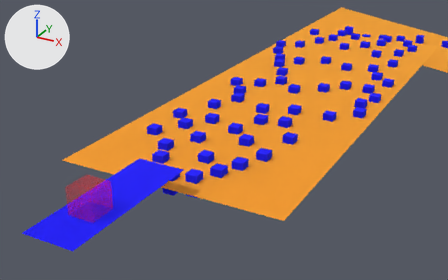
Before and after pictures for a commit that changed the glTF model maps/lines.glb.
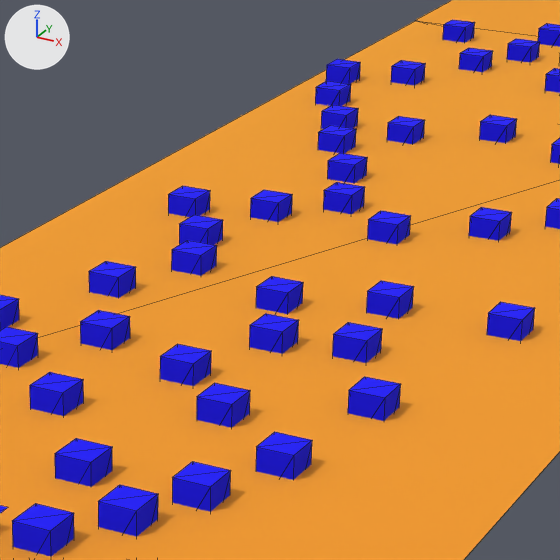
There are two pictures of each version: one from a camera (50 mm lens) standing at (24.1, -26.2, 21.2) and looking at (-0.9, 19.3, -1.6), one close up on the part from 41% to 77% of the width and 8% to 66% of the height. Every picture has the same lights, and +X, +Y and +Z are marked at upper left. The close-ups show mesh edges as thin lines. Where no turn or scale is listed for an object, it has been applied to the vertices.
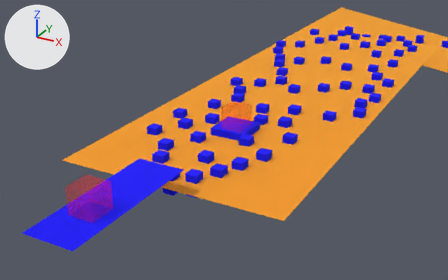
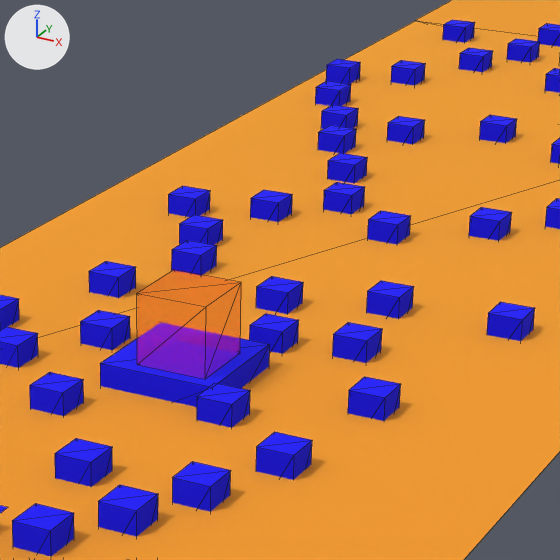
Location of each change, (x1, y1, x2, y2) in pixels of the close-ups (560 x 560 px):
```json
{"object": "SegmentZone1", "change": "added", "after": [137, 270, 241, 379]}
{"object": "Cube.011", "change": "rescaled", "before": [160, 344, 211, 386], "after": [100, 338, 270, 407], "on screen": "229% wider, 63% taller"}
```

Scene script edits in JSON lines:
```json
{"op": "set", "path": "ob_cube_011.scale", "old": "(0.5, 0.5, 0.941)", "new": "(1.65, 1.67, 0.941)"}
{"op": "add", "block": "ob_segmentzone1", "code": ["ob_segmentzone1 = bpy.data.objects.new('SegmentZone1', me_cube.copy())  # the mesh of ob_startzone", "ob_segmentzone1.location = (0.0, 20.0, 0.64)"]}
```
